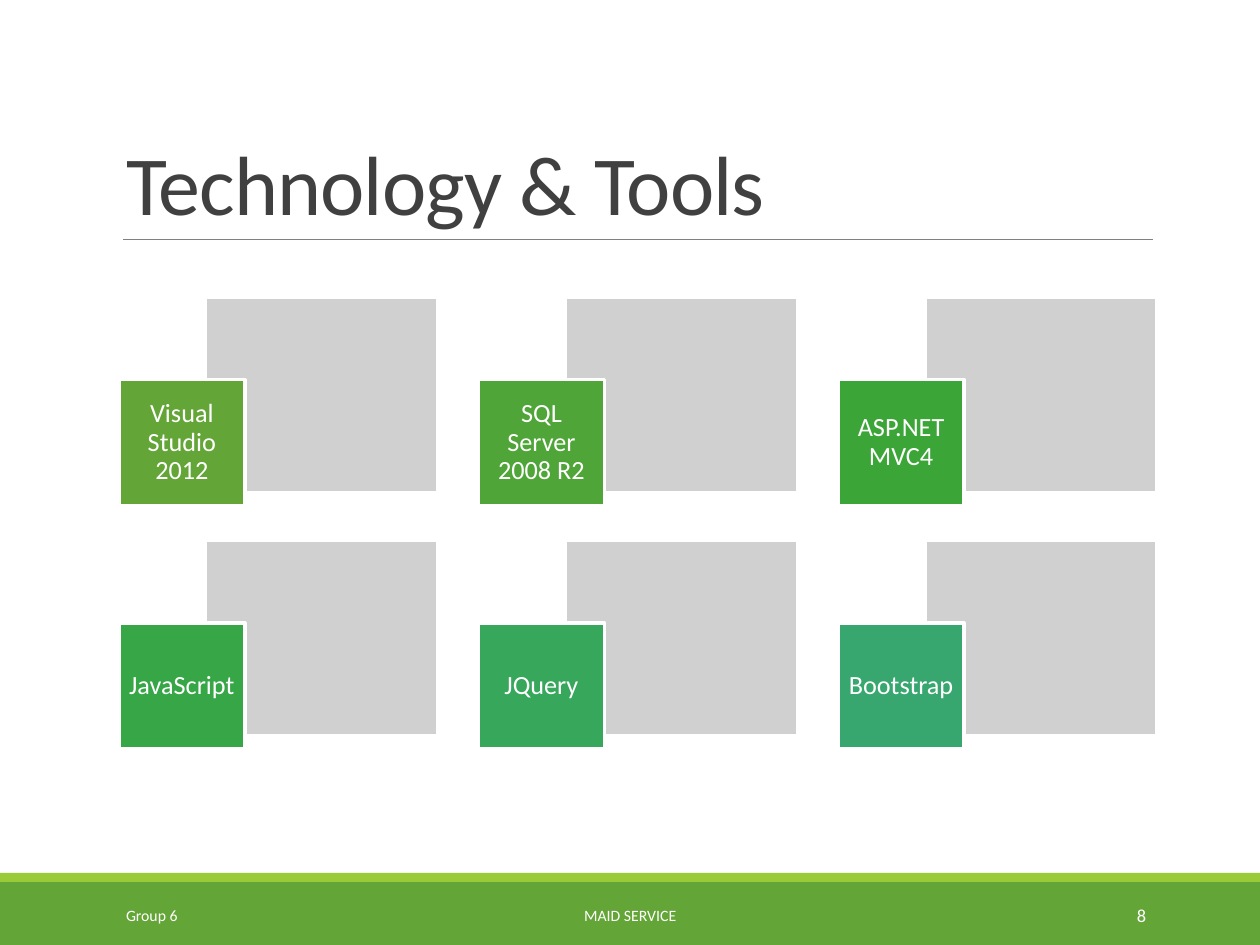
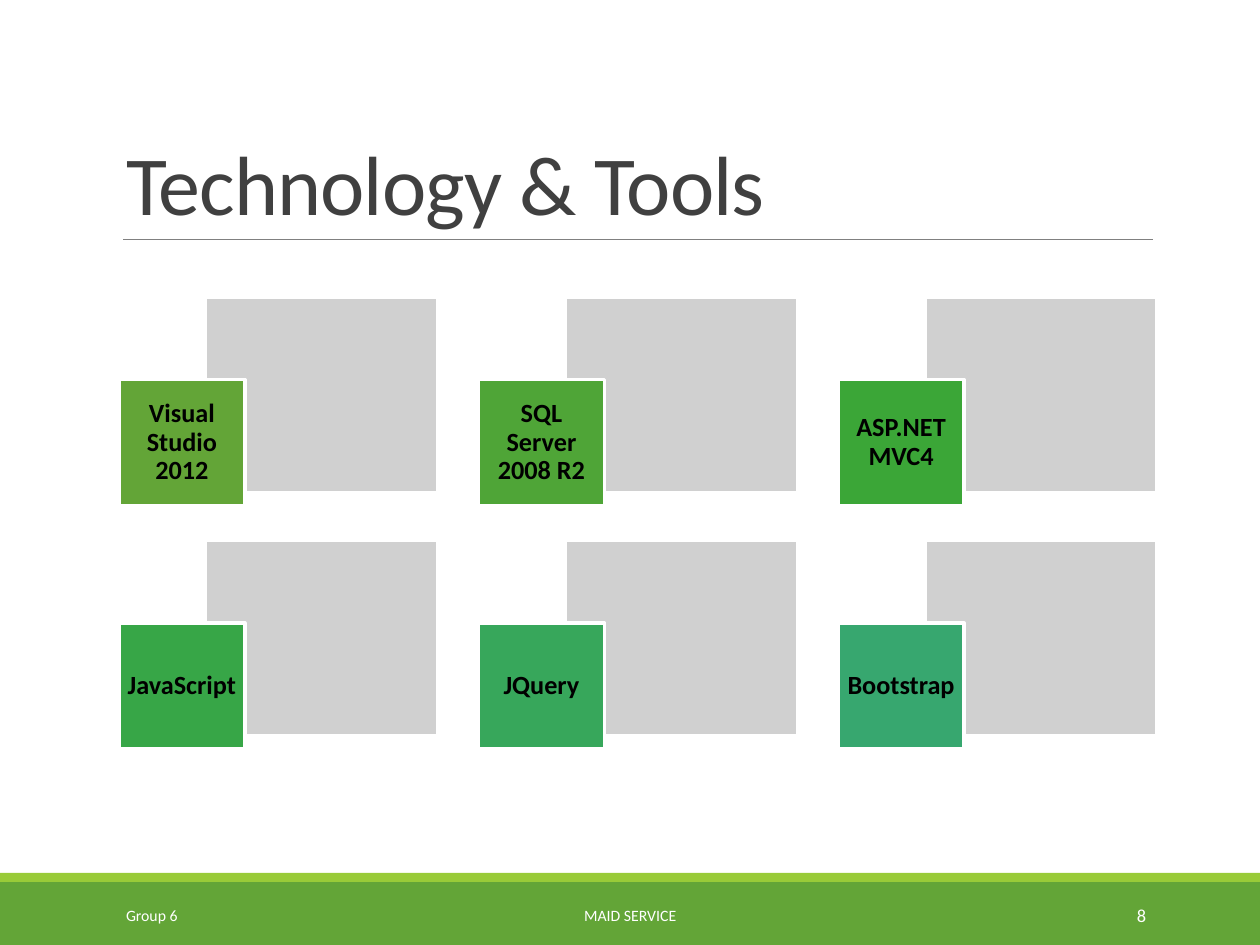
Before and after one commit to TuanBT/ms-website, a slide deck: slide 8 of Presentation/MS_Slide.pptx. Drawn at 1260x945 pixels with LibreOffice and Linux fonts; fonts in the diff are those of the drawing; grey boxes stand for pictures; background and template pictures are left out. Boxes give left, top, right and bottom in pixels: in the first picture for what was removed or moved away, otherwise in the second. Text is boxed around its words. In the diff, an @@ line names an element or a change of style, - is before the commit and + after.

```diff
--- a/Presentation/MS_Slide.pptx
+++ b/Presentation/MS_Slide.pptx
@@ text colour #FFFFFF to #000000, bold on in 6 elements at bbox=[147, 403, 217, 479], bbox=[498, 405, 585, 479], bbox=[856, 419, 945, 465], bbox=[128, 675, 236, 698], bbox=[504, 677, 580, 698], bbox=[848, 677, 955, 698] @@
```
Also in this commit, not shown: 9 other slides changed, 3 slides added, 1 slide removed.
